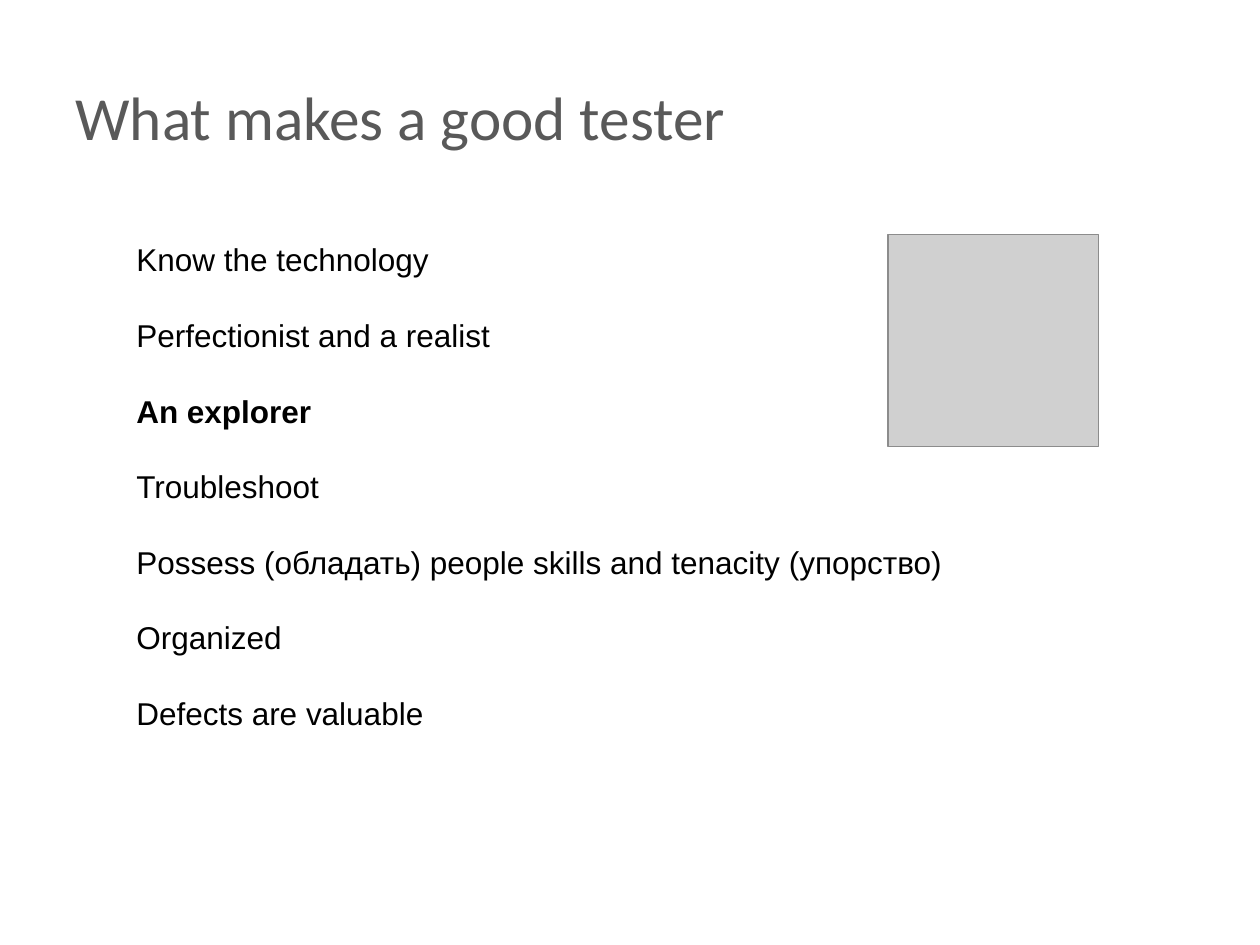
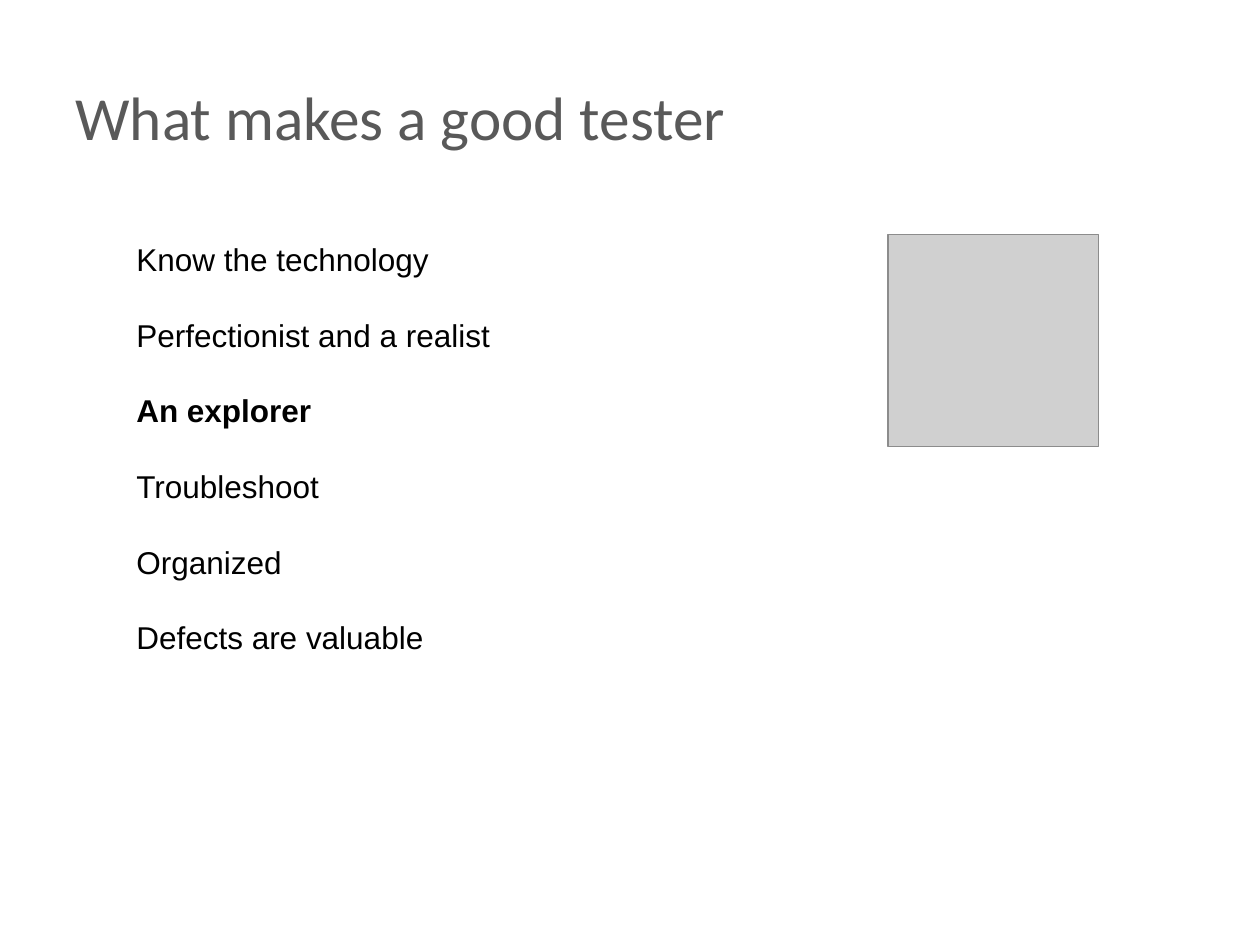
Before and after one commit to BigRacer/swtesting, a slide deck: slide 20 of 0.Introduction_part1/Introduction.pptx. Drawn at 1260x945 pixels with LibreOffice and Linux fonts; fonts in the diff are those of the drawing; grey boxes stand for pictures; background and template pictures are left out. Boxes give left, top, right and bottom in pixels: in the first picture for what was removed or moved away, otherwise in the second. Text is boxed around its words. In the diff, an @@ line names an element or a change of style, - is before the commit and + after.

```diff
--- a/0.Introduction_part1/Introduction.pptx
+++ b/0.Introduction_part1/Introduction.pptx
@@ text at box(136, 551, 942, 580): paragraph removed @@
-Possess (обладать) people skills and tenacity (упорство)
```
Also in this commit, not shown: 4 other slides changed, 1 other file.
